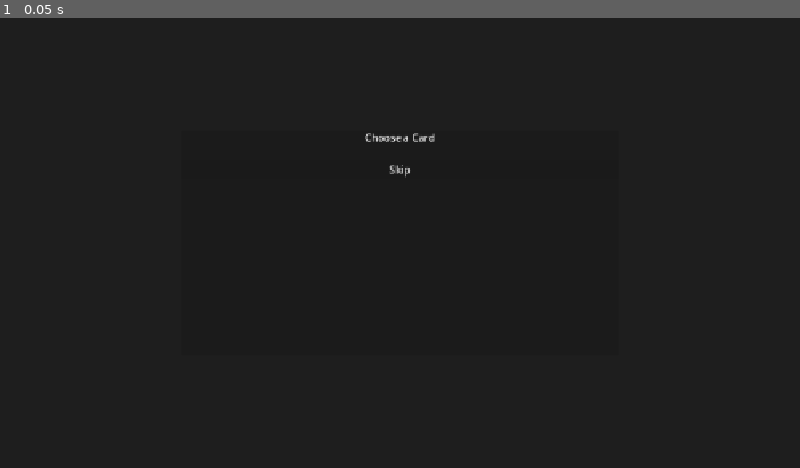
Above: before the commit, frame 1.
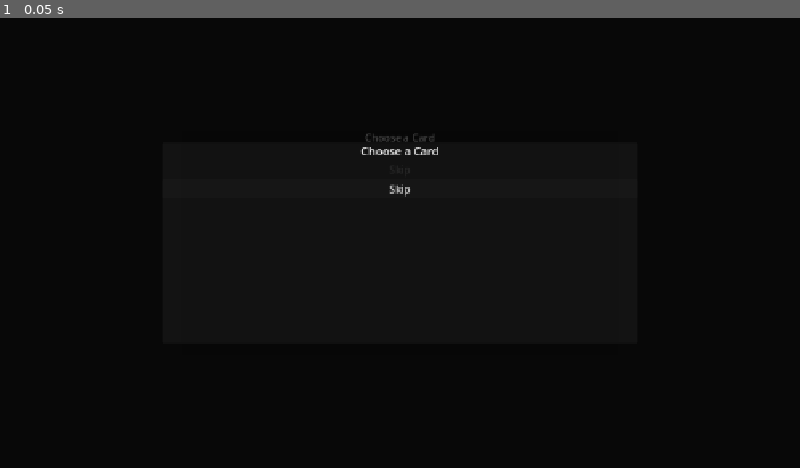
Above: after the commit, the same moment.

Repository: Ryang4033/ClaudeCardGame
Game: Godot game, scene res://scenes/ui/CardReward.tscn
The game is run twice, just before and just after one commit, with the same random seed, the same clock (stepped at 60 frames per second) and the same inputs. This scene is started directly instead of the project's main scene.
Inputs:
- Up to frame 1 (0.05 s): no input

The runs differ from the first frame. In frame 1, 0.3% of the frame differs, in the area x 45-55%, y 25-40%.

Commit message:
Wire post-combat flow: card reward -> map, defeat -> menu
CombatSetup: listen to combat_ended signal
- Victory: show CardReward overlay (built in code, no @onready)
- Card chosen: add to RunState.deck, save HP, go to map
- Skipped: save HP, go to map
- Defeat: 1.8s delay then back to main menu

CardReward: rewritten to build UI in _ready(), open() shuffles
pool and populates 3 card buttons

MapController: reuses RunState.map_data if it exists so the same
map persists across combat trips; only generates fresh on new run

Co-Authored-By: Claude Sonnet 4.6 <noreply@anthropic.com>

Diff:
--- a/project/scripts/combat/CombatSetup.gd
+++ b/project/scripts/combat/CombatSetup.gd
@@ -11,6 +11,8 @@
 	# signals and call methods that depend on child state (e.g. HUD labels).
 	await get_tree().process_frame
 	_setup()
+
+var _reward_screen: CardReward
 
 func _setup() -> void:
 	var enemy_data := _make_cultist()
@@ -29,7 +31,7 @@
 
 	combat_manager.status_message.connect(hud.set_status)
 	combat_manager.state_changed.connect(_on_state_changed)
-	combat_manager.card_resolved.connect(_on_card_resolved)
+	combat_manager.combat_ended.connect(_on_combat_ended)
 	hand.card_played.connect(combat_manager.play_card)
 
 	var deck := _build_starter_deck()
@@ -38,8 +40,34 @@
 func _on_state_changed(state: CombatManager.State) -> void:
 	hud.set_interactable(state == CombatManager.State.PLAYER_TURN)
 
-func _on_card_resolved(_data: CardData) -> void:
-	pass
+func _on_combat_ended(player_won: bool) -> void:
+	hud.set_interactable(false)
+	if player_won:
+		_show_card_reward()
+	else:
+		# Defeated — short delay then return to main menu
+		await get_tree().create_timer(1.8).timeout
+		get_tree().change_scene_to_file("res://scenes/ui/MainMenu.tscn")
+
+func _show_card_reward() -> void:
+	_reward_screen = CardReward.new()
+	get_tree().current_scene.add_child(_reward_screen)
+	_reward_screen.card_chosen.connect(_on_reward_card_chosen)
+	_reward_screen.reward_skipped.connect(_on_reward_skipped)
+	_reward_screen.hide()
+	await get_tree().process_frame
+	_reward_screen.open()
+
+func _on_reward_card_chosen(card: CardData) -> void:
+	RunState.add_card(card)
+	_go_to_map()
+
+func _on_reward_skipped() -> void:
+	_go_to_map()
+
+func _go_to_map() -> void:
+	RunState.save_player_health(player.current_health, player.max_health)
+	get_tree().change_scene_to_file("res://scenes/map/Map.tscn")
 
 func _build_starter_deck() -> Array[CardData]:
 	var deck: Array[CardData] = []
--- a/project/scripts/combat/RunState.gd
+++ b/project/scripts/combat/RunState.gd
@@ -17,7 +17,7 @@
 	floor_number = 0
 	act = 1
 	relics.clear()
-	map_data = null
+	map_data = null  # cleared so MapController generates a fresh map
 	deck = _build_starter_deck()
 
 func save_player_health(current: int, maximum: int) -> void:
--- a/project/scripts/map/MapController.gd
+++ b/project/scripts/map/MapController.gd
@@ -6,7 +6,9 @@
 var map_data: MapData
 
 func _ready() -> void:
-	map_data = MapGenerator.new().generate()
+	if RunState.map_data == null:
+		RunState.map_data = MapGenerator.new().generate()
+	map_data = RunState.map_data
 	map_ui.draw_map(map_data)
 	act_label.text = "Act %d" % map_data.act
 	map_ui.node_selected.connect(_on_node_selected)
--- a/project/scripts/ui/CardReward.gd
+++ b/project/scripts/ui/CardReward.gd
@@ -4,48 +4,84 @@
 signal card_chosen(card: CardData)
 signal reward_skipped
 
-@onready var card_container: HBoxContainer = $Panel/VBox/CardContainer
-@onready var skip_button: Button = $Panel/VBox/SkipButton
+const ALL_CARDS: Array[String] = [
+	"res://resources/cards/Anger.tres",
+	"res://resources/cards/Bash.tres",
+	"res://resources/cards/BodySlam.tres",
+	"res://resources/cards/Cleave.tres",
+	"res://resources/cards/Defend.tres",
+	"res://resources/cards/Flex.tres",
+	"res://resources/cards/Inflame.tres",
+	"res://resources/cards/IronWave.tres",
+	"res://resources/cards/PommelStrike.tres",
+	"res://resources/cards/ShrugItOff.tres",
+	"res://resources/cards/Strike.tres",
+	"res://resources/cards/Thunderclap.tres",
+]
 
-var offered_cards: Array[CardData] = []
+var _card_container: HBoxContainer
 
 func _ready() -> void:
-	skip_button.pressed.connect(func(): reward_skipped.emit())
+	# Fill screen with a dim overlay
+	set_anchors_and_offsets_preset(Control.PRESET_FULL_RECT)
+	mouse_filter = Control.MOUSE_FILTER_STOP
 
-func show_reward(cards: Array[CardData]) -> void:
-	offered_cards = cards
-	for child in card_container.get_children():
+	var dim := ColorRect.new()
+	dim.set_anchors_and_offsets_preset(Control.PRESET_FULL_RECT)
+	dim.color = Color(0, 0, 0, 0.72)
+	dim.mouse_filter = Control.MOUSE_FILTER_IGNORE
+	add_child(dim)
+
+	var panel := PanelContainer.new()
+	panel.set_anchors_preset(Control.PRESET_CENTER)
+	panel.offset_left   = -380.0
+	panel.offset_top    = -160.0
+	panel.offset_right  =  380.0
+	panel.offset_bottom =  160.0
+	add_child(panel)
+
+	var vbox := VBoxContainer.new()
+	vbox.add_theme_constant_override("separation", 16)
+	panel.add_child(vbox)
+
+	var title := Label.new()
+	title.text = "Choose a Card"
+	title.horizontal_alignment = HORIZONTAL_ALIGNMENT_CENTER
+	title.add_theme_font_size_override("font_size", 18)
+	vbox.add_child(title)
+
+	_card_container = HBoxContainer.new()
+	_card_container.add_theme_constant_override("separation", 16)
+	_card_container.alignment = BoxContainer.ALIGNMENT_CENTER
+	vbox.add_child(_card_container)
+
+	var skip_btn := Button.new()
+	skip_btn.text = "Skip"
+	skip_btn.pressed.connect(func(): reward_skipped.emit())
+	vbox.add_child(skip_btn)
+
+func open() -> void:
+	var pool := ALL_CARDS.duplicate()
+	pool.shuffle()
+	var offered: Array[CardData] = []
+	for path: String in pool.slice(0, 3):
+		offered.append(load(path) as CardData)
+	_populate(offered)
+	show()
+
+func _populate(cards: Array[CardData]) -> void:
+	for child in _card_container.get_children():
 		child.queue_free()
 
-	for card_data in cards:
+	for card_data: CardData in cards:
 		var btn := Button.new()
-		btn.text = "%s\n(%s, Cost %d)\n%s" % [
+		btn.custom_minimum_size = Vector2(170, 220)
+		btn.text = "%s\nCost: %d  |  %s\n\n%s" % [
 			card_data.card_name,
+			card_data.cost,
 			CardData.CardType.keys()[card_data.type],
-			card_data.cost,
 			card_data.description,
 		]
-		btn.custom_minimum_size = Vector2(160, 220)
+		btn.autowrap_mode = TextServer.AUTOWRAP_WORD
 		btn.pressed.connect(func(): card_chosen.emit(card_data))
-		card_container.add_child(btn)
-
-func _generate_reward(rarity_boost: float = 0.0) -> Array[CardData]:
-	var all_cards: Array[String] = [
-		"res://resources/cards/Strike.tres",
-		"res://resources/cards/Defend.tres",
-		"res://resources/cards/Bash.tres",
-		"res://resources/cards/Anger.tres",
-		"res://resources/cards/Cleave.tres",
-		"res://resources/cards/IronWave.tres",
-		"res://resources/cards/Thunderclap.tres",
-		"res://resources/cards/ShrugItOff.tres",
-		"res://resources/cards/Flex.tres",
-		"res://resources/cards/Inflame.tres",
-		"res://resources/cards/PommelStrike.tres",
-		"res://resources/cards/BodySlam.tres",
-	]
-	all_cards.shuffle()
-	var chosen: Array[CardData] = []
-	for path in all_cards.slice(0, 3):
-		chosen.append(load(path))
-	return chosen
+		_card_container.add_child(btn)
Not shown, added: project/scripts/enemies/EnemyView.gd.uid
